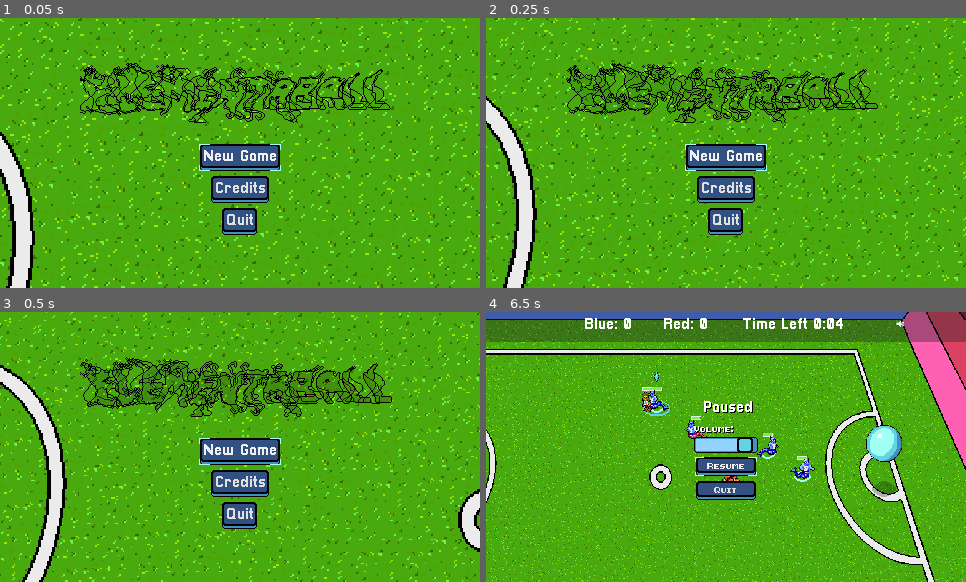
Above: before the commit, frames 1-4 (two rows, left to right).
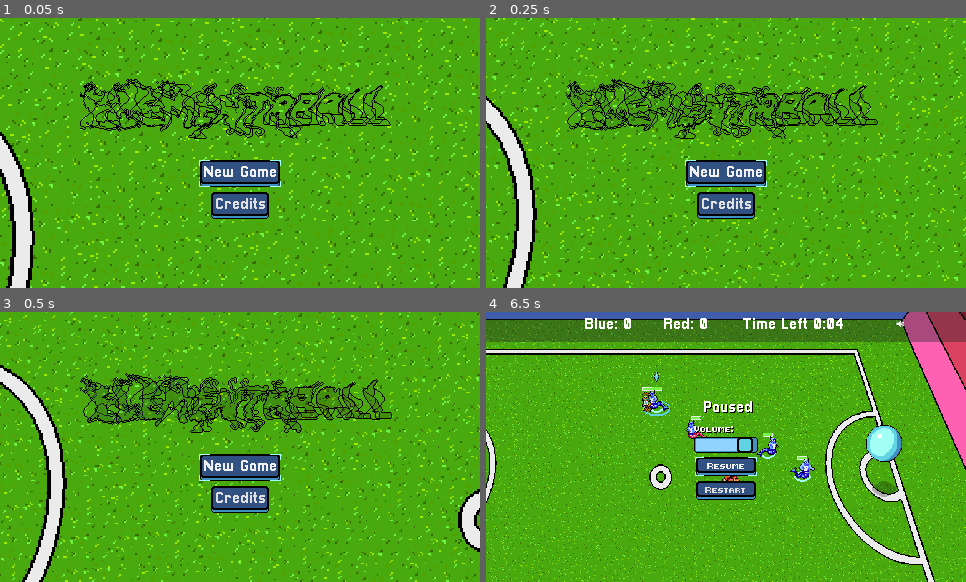
Above: after the commit, the same moments.

Repository: gamkedo-la/Elementaball
Game: Godot game, scene res://UI/StartMenu.tscn
The game is run twice, just before and just after one commit, with the same random seed, the same clock (stepped at 60 frames per second) and the same inputs.
Inputs (mouse positions are in pixels of both pictures, inside the frame that each line leads up to):
- Up to frame 1 (0.05 s): no input
- Up to frame 2 (0.25 s): no input
- Up to frame 3 (0.5 s): no input
- Up to frame 4 (6.5 s): click "New Game" at 0.5 s; click "Next" at 1.25 s; click "Start" at 2 s; move the mouse to (802, 328) at 2.77 s; hold Right (ui_right) 2.78-3.53 s; hold T (time_hack) 2.78-3.53 s; move the mouse to (630, 460) at 3.52 s; hold Down (ui_down) 3.53-4.28 s; tap T (time_hack) at 3.6, 5.1 s; move the mouse to (774, 387) at 4.27 s; hold Right (ui_right) 4.28-5.03 s; hold T (time_hack) 4.28-5.03 s; move the mouse to (702, 501) at 5.02 s; hold Up (ui_up) 5.03-5.78 s; move the mouse to (870, 487) at 5.77 s; hold Left (ui_left) from 5.78 s (still down); hold T (time_hack) from 5.78 s (still down); tap Escape (pause) at 6.4 s

The runs differ from the first frame. In frame 1, 8.9% of the frame differs, in the area x 16-82%, y 16-81%; in frame 2, 8.9%; in frame 3, 12%; in frame 4, less than 0.1%.

Commit message:
Removed quit buttons from menus and replaced with restart buttons

Diff:
--- a/Field and Equipment/Ball.gd
+++ b/Field and Equipment/Ball.gd
@@ -63,7 +63,7 @@
 		check_groundball_collisions()
 
 	elif outOfBounds and playerInPossession == null:
-		yield(get_tree().create_timer(3.0), "timeout")
+		yield(get_tree().create_timer(2.0), "timeout")
 		if !goalScoring and !playerInPossession and outOfBounds:
 			out_of_bounds()
 
--- a/Node2D.tscn
+++ b/Node2D.tscn
@@ -48,128 +48,128 @@
 [ext_resource path="res://Art/UI/slider_button_highlight.png" type="Texture" id=46]
 [ext_resource path="res://VolumeSlider.gd" type="Script" id=47]
 
-[sub_resource type="AnimationNodeStateMachinePlayback" id=60]
-
-[sub_resource type="AnimationNodeStateMachinePlayback" id=61]
-
-[sub_resource type="AnimationNodeStateMachinePlayback" id=62]
-
-[sub_resource type="AtlasTexture" id=63]
+[sub_resource type="AnimationNodeStateMachinePlayback" id=1]
+
+[sub_resource type="AnimationNodeStateMachinePlayback" id=2]
+
+[sub_resource type="AnimationNodeStateMachinePlayback" id=3]
+
+[sub_resource type="AtlasTexture" id=4]
+atlas = ExtResource( 15 )
+region = Rect2( 0, 0, 48, 16 )
+
+[sub_resource type="AtlasTexture" id=5]
+atlas = ExtResource( 15 )
+region = Rect2( 48, 0, 48, 16 )
+
+[sub_resource type="AtlasTexture" id=6]
+atlas = ExtResource( 15 )
+region = Rect2( 96, 0, 48, 16 )
+
+[sub_resource type="AtlasTexture" id=7]
+atlas = ExtResource( 15 )
+region = Rect2( 144, 0, 48, 16 )
+
+[sub_resource type="AtlasTexture" id=8]
 atlas = ExtResource( 18 )
 region = Rect2( 0, 0, 48, 16 )
 
-[sub_resource type="AtlasTexture" id=64]
+[sub_resource type="AtlasTexture" id=9]
 atlas = ExtResource( 18 )
 region = Rect2( 48, 0, 48, 16 )
 
-[sub_resource type="AtlasTexture" id=65]
+[sub_resource type="AtlasTexture" id=10]
 atlas = ExtResource( 18 )
 region = Rect2( 96, 0, 48, 16 )
 
-[sub_resource type="AtlasTexture" id=66]
+[sub_resource type="AtlasTexture" id=11]
 atlas = ExtResource( 18 )
 region = Rect2( 144, 0, 48, 16 )
 
-[sub_resource type="AtlasTexture" id=67]
-atlas = ExtResource( 15 )
-region = Rect2( 0, 0, 48, 16 )
-
-[sub_resource type="AtlasTexture" id=68]
-atlas = ExtResource( 15 )
-region = Rect2( 48, 0, 48, 16 )
-
-[sub_resource type="AtlasTexture" id=69]
-atlas = ExtResource( 15 )
-region = Rect2( 96, 0, 48, 16 )
-
-[sub_resource type="AtlasTexture" id=70]
-atlas = ExtResource( 15 )
-region = Rect2( 144, 0, 48, 16 )
-
-[sub_resource type="AtlasTexture" id=71]
+[sub_resource type="AtlasTexture" id=12]
 atlas = ExtResource( 28 )
 region = Rect2( 0, 0, 48, 16 )
 
-[sub_resource type="AtlasTexture" id=72]
+[sub_resource type="AtlasTexture" id=13]
 atlas = ExtResource( 28 )
 region = Rect2( 48, 0, 48, 16 )
 
-[sub_resource type="AtlasTexture" id=73]
+[sub_resource type="AtlasTexture" id=14]
 atlas = ExtResource( 28 )
 region = Rect2( 96, 0, 48, 16 )
 
-[sub_resource type="AtlasTexture" id=74]
+[sub_resource type="AtlasTexture" id=15]
 atlas = ExtResource( 28 )
 region = Rect2( 144, 0, 48, 16 )
 
-[sub_resource type="SpriteFrames" id=75]
+[sub_resource type="SpriteFrames" id=16]
 animations = [ {
 "frames": [  ],
 "loop": true,
 "name": "default",
 "speed": 5.0
 }, {
-"frames": [ SubResource( 63 ), SubResource( 64 ), SubResource( 65 ), SubResource( 66 ) ],
+"frames": [ SubResource( 4 ), SubResource( 5 ), SubResource( 6 ), SubResource( 7 ) ],
+"loop": true,
+"name": "water ball",
+"speed": 10.0
+}, {
+"frames": [ SubResource( 8 ), SubResource( 9 ), SubResource( 10 ), SubResource( 11 ) ],
 "loop": true,
 "name": "fire ball",
 "speed": 10.0
 }, {
-"frames": [ SubResource( 67 ), SubResource( 68 ), SubResource( 69 ), SubResource( 70 ) ],
-"loop": true,
-"name": "water ball",
-"speed": 10.0
-}, {
-"frames": [ SubResource( 71 ), SubResource( 72 ), SubResource( 73 ), SubResource( 74 ) ],
+"frames": [ SubResource( 12 ), SubResource( 13 ), SubResource( 14 ), SubResource( 15 ) ],
 "loop": true,
 "name": "plant ball",
 "speed": 5.0
 } ]
 
-[sub_resource type="AnimationNodeStateMachinePlayback" id=76]
-
-[sub_resource type="AnimationNodeStateMachinePlayback" id=77]
-
-[sub_resource type="AnimationNodeStateMachinePlayback" id=78]
-
-[sub_resource type="Curve2D" id=79]
+[sub_resource type="AnimationNodeStateMachinePlayback" id=17]
+
+[sub_resource type="AnimationNodeStateMachinePlayback" id=18]
+
+[sub_resource type="AnimationNodeStateMachinePlayback" id=19]
+
+[sub_resource type="Curve2D" id=20]
 resource_local_to_scene = true
 _data = {
 "points": PoolVector2Array( 5.04538, -46.2493, -5.04538, 46.2493, 217.615, -36.3129, -10.9317, -24.386, 10.9317, 24.386 …(251 unchanged characters)…
 }
 
-[sub_resource type="Curve2D" id=80]
+[sub_resource type="Curve2D" id=21]
 _data = {
 "points": PoolVector2Array( 43.7266, -18.9202, -43.7266, 18.9202, 245.759, 64.7881, 5.04538, -46.2493, -5.04538, 46.249 …(304 unchanged characters)…
 }
 
-[sub_resource type="Curve2D" id=81]
+[sub_resource type="Curve2D" id=22]
 resource_local_to_scene = true
 _data = {
 "points": PoolVector2Array( 43.7266, -18.9202, -43.7266, 18.9202, 302.744, 23.0241, 5.04538, -46.2493, -5.04538, 46.249 …(305 unchanged characters)…
 }
 
-[sub_resource type="Curve2D" id=82]
+[sub_resource type="Curve2D" id=23]
 resource_local_to_scene = true
 _data = {
 "points": PoolVector2Array( 43.7266, -18.9202, -43.7266, 18.9202, -56.3614, -73.1828, 5.04538, -46.2493, -5.04538, 46.2 …(315 unchanged characters)…
 }
 
-[sub_resource type="Curve2D" id=83]
+[sub_resource type="Curve2D" id=24]
 resource_local_to_scene = true
 _data = {
 "points": PoolVector2Array( 43.7266, -18.9202, -43.7266, 18.9202, -9.22997, -98.3404, 5.04538, -46.2493, -5.04538, 46.2 …(315 unchanged characters)…
 }
 
-[sub_resource type="Curve2D" id=84]
+[sub_resource type="Curve2D" id=25]
 resource_local_to_scene = true
 _data = {
 "points": PoolVector2Array( 43.7266, -18.9202, -43.7266, 18.9202, -389.099, -109.713, 5.04538, -46.2493, -5.04538, 46.2 …(317 unchanged characters)…
 }
 
-[sub_resource type="RectangleShape2D" id=85]
+[sub_resource type="RectangleShape2D" id=26]
 extents = Vector2( 17.9827, 749.178 )
 
-[sub_resource type="StyleBoxTexture" id=86]
+[sub_resource type="StyleBoxTexture" id=27]
 texture = ExtResource( 43 )
 region_rect = Rect2( 0, 0, 16, 16 )
 margin_left = 5.0
@@ -379,55 +379,55 @@
 "values": [ 1, 2, 3, 5 ]
 }
 
-[sub_resource type="AnimationNodeAnimation" id=47]
+[sub_resource type="AnimationNodeAnimation" id=50]
 animation = "Goal"
 
-[sub_resource type="AnimationNodeAnimation" id=48]
+[sub_resource type="AnimationNodeAnimation" id=51]
 animation = "Idle"
 
-[sub_resource type="AnimationNodeAnimation" id=49]
+[sub_resource type="AnimationNodeAnimation" id=52]
 animation = "KO"
 
-[sub_resource type="AnimationNodeAnimation" id=50]
+[sub_resource type="AnimationNodeAnimation" id=53]
 animation = "Out"
 
-[sub_resource type="AnimationNodeStateMachineTransition" id=51]
-
-[sub_resource type="AnimationNodeStateMachineTransition" id=52]
-
-[sub_resource type="AnimationNodeStateMachineTransition" id=53]
+[sub_resource type="AnimationNodeStateMachineTransition" id=54]
+
+[sub_resource type="AnimationNodeStateMachineTransition" id=55]
+
+[sub_resource type="AnimationNodeStateMachineTransition" id=56]
 switch_mode = 2
 auto_advance = true
 
-[sub_resource type="AnimationNodeStateMachineTransition" id=54]
+[sub_resource type="AnimationNodeStateMachineTransition" id=57]
 switch_mode = 2
 auto_advance = true
 
-[sub_resource type="AnimationNodeStateMachineTransition" id=55]
-switch_mode = 2
-
-[sub_resource type="AnimationNodeStateMachineTransition" id=56]
-switch_mode = 2
-
-[sub_resource type="AnimationNodeStateMachineTransition" id=57]
-
 [sub_resource type="AnimationNodeStateMachineTransition" id=58]
 switch_mode = 2
+
+[sub_resource type="AnimationNodeStateMachineTransition" id=59]
+switch_mode = 2
+
+[sub_resource type="AnimationNodeStateMachineTransition" id=60]
+
+[sub_resource type="AnimationNodeStateMachineTransition" id=61]
+switch_mode = 2
 auto_advance = true
 
-[sub_resource type="AnimationNodeStateMachine" id=59]
-states/Goal/node = SubResource( 47 )
+[sub_resource type="AnimationNodeStateMachine" id=62]
+states/Goal/node = SubResource( 50 )
 states/Goal/position = Vector2( 308, 179 )
-states/Idle/node = SubResource( 48 )
+states/Idle/node = SubResource( 51 )
 states/Idle/position = Vector2( 149, 64 )
-states/KO/node = SubResource( 49 )
+states/KO/node = SubResource( 52 )
 states/KO/position = Vector2( 298, 58 )
-states/Out/node = SubResource( 50 )
+states/Out/node = SubResource( 53 )
 states/Out/position = Vector2( 132, 179 )
-transitions = [ "Idle", "Goal", SubResource( 51 ), "Idle", "Out", SubResource( 52 ), "Out", "Idle", SubResource( 53 ), "Goal", "Idle", SubResource( 54 ), "Out", "Goal", SubResource( 55 ), "Goal", "Out", SubResource( 56 ), "Idle", "KO", SubResource( 57 ), "KO", "Idle", SubResource( 58 ) ]
+transitions = [ "Idle", "Goal", SubResource( 54 ), "Idle", "Out", SubResource( 55 ), "Out", "Idle", SubResource( 56 ), "Goal", "Idle", SubResource( 57 ), "Out", "Goal", SubResource( 58 ), "Goal", "Out", SubResource( 59 ), "Idle", "KO", SubResource( 60 ), "KO", "Idle", SubResource( 61 ) ]
 start_node = "Idle"
 
-[sub_resource type="AnimationNodeStateMachinePlayback" id=109]
+[sub_resource type="AnimationNodeStateMachinePlayback" id=63]
 
 [node name="Main" type="Node2D"]
 script = ExtResource( 29 )
@@ -483,7 +483,7 @@
 visible = false
 position = Vector2( 153.505, 67.5925 )
 z_index = 3
-frames = SubResource( 75 )
+frames = SubResource( 16 )
 animation = "plant ball"
 playing = true
 script = ExtResource( 16 )
@@ -798,6 +798,12 @@
 
 [node name="AbilityMenu4" parent="GUICanvasLayer/PlayerSelectMenu/AbilityMenuPopup/MarginContainer/SelectionMenuContainer/HBoxContainer/PlayersContainer/RightField/MarginContainer/RightAbilitySelect/VBoxContainer" index="1"]
 items = [ "Item 0", null, false, 0, null, "Item 1", null, false, 1, null ]
+
+[node name="MarginContainer" parent="GUICanvasLayer/PlayerSelectMenu/EndGameMenuPopup" index="0"]
+margin_bottom = 204.0
+
+[node name="SelectionMenuContainer" parent="GUICanvasLayer/PlayerSelectMenu/EndGameMenuPopup/MarginContainer" index="0"]
+margin_bottom = 194.0
 
 [node name="EndCondition" parent="GUICanvasLayer/PlayerSelectMenu/EndGameMenuPopup/MarginContainer/SelectionMenuContainer/MarginContainer/HBoxContainer/VBoxContainer" index="0"]
 script = ExtResource( 21 )
@@ -872,12 +878,12 @@
 "_edit_use_anchors_": false
 }
 
-[node name="Quit" type="Button" parent="GUICanvasLayer/PauseMenu/PauseContainer"]
+[node name="Restart" type="Button" parent="GUICanvasLayer/PauseMenu/PauseContainer"]
 margin_top = 56.0
 margin_right = 64.0
 margin_bottom = 76.0
 focus_neighbour_bottom = NodePath("../VolumeSlider")
-text = "Quit"
+text = "Restart"
 
 [node name="PauseText" type="Label" parent="GUICanvasLayer/PauseMenu"]
 anchor_left = 0.5
@@ -1071,7 +1077,7 @@
 [connection signal="value_changed" from="GUICanvasLayer/PauseMenu/PauseContainer/VolumeSlider" to="GUICanvasLayer/PauseMenu/PauseContainer/VolumeSlider" method="_on_VolumeSlider_value_changed"]
 [connection signal="value_changed" from="GUICanvasLayer/PauseMenu/PauseContainer/VolumeSlider" to="GUICanvasLayer/PauseMenu" method="_on_HSlider_value_changed"]
 [connection signal="pressed" from="GUICanvasLayer/PauseMenu/PauseContainer/Resume" to="GUICanvasLayer/PauseMenu" method="_on_Resume_pressed"]
-[connection signal="pressed" from="GUICanvasLayer/PauseMenu/PauseContainer/Quit" to="GUICanvasLayer/PauseMenu" method="_on_Quit_pressed"]
+[connection signal="pressed" from="GUICanvasLayer/PauseMenu/PauseContainer/Restart" to="GUICanvasLayer/PauseMenu" method="_on_Quit_pressed"]
 
 [editable path="Player"]
 [editable path="Player/Health Bar"]
--- a/PauseMenu.gd
+++ b/PauseMenu.gd
@@ -19,7 +19,9 @@
 
 
 func _on_Quit_pressed():
-	get_tree().quit()
+	AudioQueen.emit_signal("stopSound", "Gameplay Music")
+	AudioQueen.emit_signal("playSound", "Menu Music")
+	get_tree().reload_current_scene()
 
 
 func _on_HSlider_value_changed(value):
--- a/UI/Player Select Menu/PlayerSelectMenu.tscn
+++ b/UI/Player Select Menu/PlayerSelectMenu.tscn
@@ -21,7 +21,6 @@
 [ext_resource path="res://UI/Player Select Menu/AbilityMenu1.gd" type="Script" id=19]
 [ext_resource path="res://Art/UI/UI_theme.tres" type="Theme" id=20]
 [ext_resource path="res://Art/green_pitch.tres" type="Resource" id=21]
-[ext_resource path="res://QuitButton.gd" type="Script" id=22]
 [ext_resource path="res://UI/Player Select Menu/Champion.gd" type="Script" id=23]
 
 [sub_resource type="Theme" id=1]
@@ -695,14 +694,6 @@
 text = "Play Again"
 script = ExtResource( 15 )
 
-[node name="QuitButton" type="Button" parent="EndGameMenuPopup/MarginContainer/SelectionMenuContainer/MarginContainer/HBoxContainer/VBoxContainer"]
-margin_top = 132.0
-margin_right = 33.0
-margin_bottom = 152.0
-size_flags_horizontal = 0
-text = "Quit"
-script = ExtResource( 22 )
-
 [connection signal="centerSpriteChange" from="." to="AbilityMenuPopup/MarginContainer/SelectionMenuContainer/HBoxContainer/PlayersContainer/CenterField/CenterFieldSprite" method="_on_PlayerSelectMenu_centerSpriteChange"]
 [connection signal="focus_entered" from="." to="." method="_on_PlayerSelectMenu_focus_entered"]
 [connection signal="leftSpriteChange" from="." to="AbilityMenuPopup/MarginContainer/SelectionMenuContainer/HBoxContainer/PlayersContainer/LeftField/LeftField/LeftFieldSprite" method="_on_PlayerSelectMenu_leftSpriteChange"]
@@ -714,7 +705,6 @@
 [connection signal="change" from="SelectionMenuPopup/SelectionMenuContainer/PlayersContainer/VBoxContainer/RightField/RightFieldSelect" to="." method="_on_RightFieldSelect_change"]
 [connection signal="pressed" from="AbilityMenuPopup/MarginContainer/SelectionMenuContainer/Top Margin/HBoxContainer/StartButton" to="." method="_on_StartButton_pressed"]
 [connection signal="pressed" from="EndGameMenuPopup/MarginContainer/SelectionMenuContainer/MarginContainer/HBoxContaine …(185 unchanged characters)…
-[connection signal="pressed" from="EndGameMenuPopup/MarginContainer/SelectionMenuContainer/MarginContainer/HBoxContainer/VBoxContainer/QuitButton" to="EndGameMenuPopup/MarginContainer/SelectionMenuContainer/MarginContainer/HBoxContainer/VBoxContainer/QuitButton" method="_on_QuitButton_pressed"]
 
 [editable path="SelectionMenuPopup/SelectionMenuContainer/PlayersContainer/VBoxContainer/LeftField/LeftFieldSelect"]
 [editable path="SelectionMenuPopup/SelectionMenuContainer/PlayersContainer/VBoxContainer/RightField/RightFieldSelect"]
--- a/UI/StartMenu.tscn
+++ b/UI/StartMenu.tscn
@@ -1,11 +1,10 @@
-[gd_scene load_steps=166 format=2]
+[gd_scene load_steps=165 format=2]
 
 [ext_resource path="res://Field and Equipment/ParallaxBackground.tscn" type="PackedScene" id=1]
 [ext_resource path="res://UI/StartMenu.gd" type="Script" id=2]
 [ext_resource path="res://UI/New animation/titlegraphic_wip_pa_New animation.png" type="Texture" id=3]
 [ext_resource path="res://Fonts/Pixellari.ttf" type="DynamicFontData" id=4]
 [ext_resource path="res://UI/StartButton.gd" type="Script" id=5]
-[ext_resource path="res://UI/QuitButton.gd" type="Script" id=6]
 [ext_resource path="res://Art/UI/UI_theme.tres" type="Theme" id=7]
 [ext_resource path="res://UI/CreditsPanel.gd" type="Script" id=8]
 [ext_resource path="res://Fonts/new_pixellari_font.tres" type="DynamicFont" id=9]
@@ -691,9 +690,9 @@
 alignment = 1
 
 [node name="Title" type="HBoxContainer" parent="MainMenu/Control/MarginContainer/HBoxContainer/MenuButtons"]
-margin_top = 62.0
+margin_top = 78.0
 margin_right = 86.0
-margin_bottom = 112.0
+margin_bottom = 128.0
 rect_min_size = Vector2( 0, 50 )
 alignment = 1
 
@@ -708,49 +707,35 @@
 anims/Entrance = SubResource( 154 )
 
 [node name="Start" type="HBoxContainer" parent="MainMenu/Control/MarginContainer/HBoxContainer/MenuButtons"]
-margin_top = 116.0
+margin_top = 132.0
 margin_right = 86.0
-margin_bottom = 144.0
+margin_bottom = 160.0
 alignment = 1
 
 [node name="StartButton" type="Button" parent="MainMenu/Control/MarginContainer/HBoxContainer/MenuButtons/Start"]
 margin_left = 1.0
 margin_right = 85.0
 margin_bottom = 28.0
-focus_neighbour_top = NodePath("../../Quit/QuitButton")
+focus_neighbour_top = NodePath("../../Credits/CreditsButton")
 theme = ExtResource( 7 )
 custom_fonts/font = ExtResource( 9 )
 text = "New Game"
 script = ExtResource( 5 )
 
 [node name="Credits" type="HBoxContainer" parent="MainMenu/Control/MarginContainer/HBoxContainer/MenuButtons"]
-margin_top = 148.0
+margin_top = 164.0
 margin_right = 86.0
-margin_bottom = 176.0
+margin_bottom = 192.0
 alignment = 1
 
 [node name="CreditsButton" type="Button" parent="MainMenu/Control/MarginContainer/HBoxContainer/MenuButtons/Credits"]
 margin_left = 12.0
 margin_right = 74.0
 margin_bottom = 28.0
+focus_neighbour_bottom = NodePath("../../Start/StartButton")
 custom_fonts/font = SubResource( 155 )
 text = "Credits"
 script = ExtResource( 10 )
-
-[node name="Quit" type="HBoxContainer" parent="MainMenu/Control/MarginContainer/HBoxContainer/MenuButtons"]
-margin_top = 180.0
-margin_right = 86.0
-margin_bottom = 208.0
-alignment = 1
-
-[node name="QuitButton" type="Button" parent="MainMenu/Control/MarginContainer/HBoxContainer/MenuButtons/Quit"]
-margin_left = 23.0
-margin_right = 62.0
-margin_bottom = 28.0
-focus_neighbour_bottom = NodePath("../../Start/StartButton")
-custom_fonts/font = SubResource( 155 )
-text = "Quit"
-script = ExtResource( 6 )
 
 [node name="CreditsPanel" type="PopupPanel" parent="MainMenu/Control"]
 anchor_right = 1.0
@@ -831,8 +816,5 @@
 [connection signal="focus_entered" from="MainMenu/Control/MarginContainer/HBoxContainer/MenuButtons/Credits/CreditsButton" to="MainMenu/Control/MarginContainer/HBoxContainer/MenuButtons/Credits/CreditsButton" method="_on_CreditsButton_focus_entered"]
 [connection signal="focus_exited" from="MainMenu/Control/MarginContainer/HBoxContainer/MenuButtons/Credits/CreditsButton" to="MainMenu/Control/MarginContainer/HBoxContainer/MenuButtons/Credits/CreditsButton" method="_on_CreditsButton_focus_exited"]
 [connection signal="pressed" from="MainMenu/Control/MarginContainer/HBoxContainer/MenuButtons/Credits/CreditsButton" to="MainMenu/Control/CreditsPanel" method="_on_CreditsButton_pressed"]
-[connection signal="focus_entered" from="MainMenu/Control/MarginContainer/HBoxContainer/MenuButtons/Quit/QuitButton" to="MainMenu/Control/MarginContainer/HBoxContainer/MenuButtons/Quit/QuitButton" method="_on_QuitButton_focus_entered"]
-[connection signal="focus_exited" from="MainMenu/Control/MarginContainer/HBoxContainer/MenuButtons/Quit/QuitButton" to="MainMenu/Control/MarginContainer/HBoxContainer/MenuButtons/Quit/QuitButton" method="_on_QuitButton_focus_exited"]
-[connection signal="pressed" from="MainMenu/Control/MarginContainer/HBoxContainer/MenuButtons/Quit/QuitButton" to="MainMenu/Control/MarginContainer/HBoxContainer/MenuButtons/Quit/QuitButton" method="_on_QuitButton_pressed"]
 [connection signal="creditsClosing" from="MainMenu/Control/CreditsPanel" to="." method="_on_CreditsPanel_creditsClosing"]
 [connection signal="pressed" from="MainMenu/Control/CreditsPanel/VBoxContainer/BackButton" to="MainMenu/Control/CreditsPanel" method="_on_BackButton_pressed"]
Not shown: 15 places in Node2D.tscn that only renumber resources
Not shown: 1 places in UI/Player Select Menu/PlayerSelectMenu.tscn that only renumber resources
Not shown, changed: Builds/Elementaball Web Build 4.zip
Not shown, added: Builds/Elementaball Web Build 5.zip
